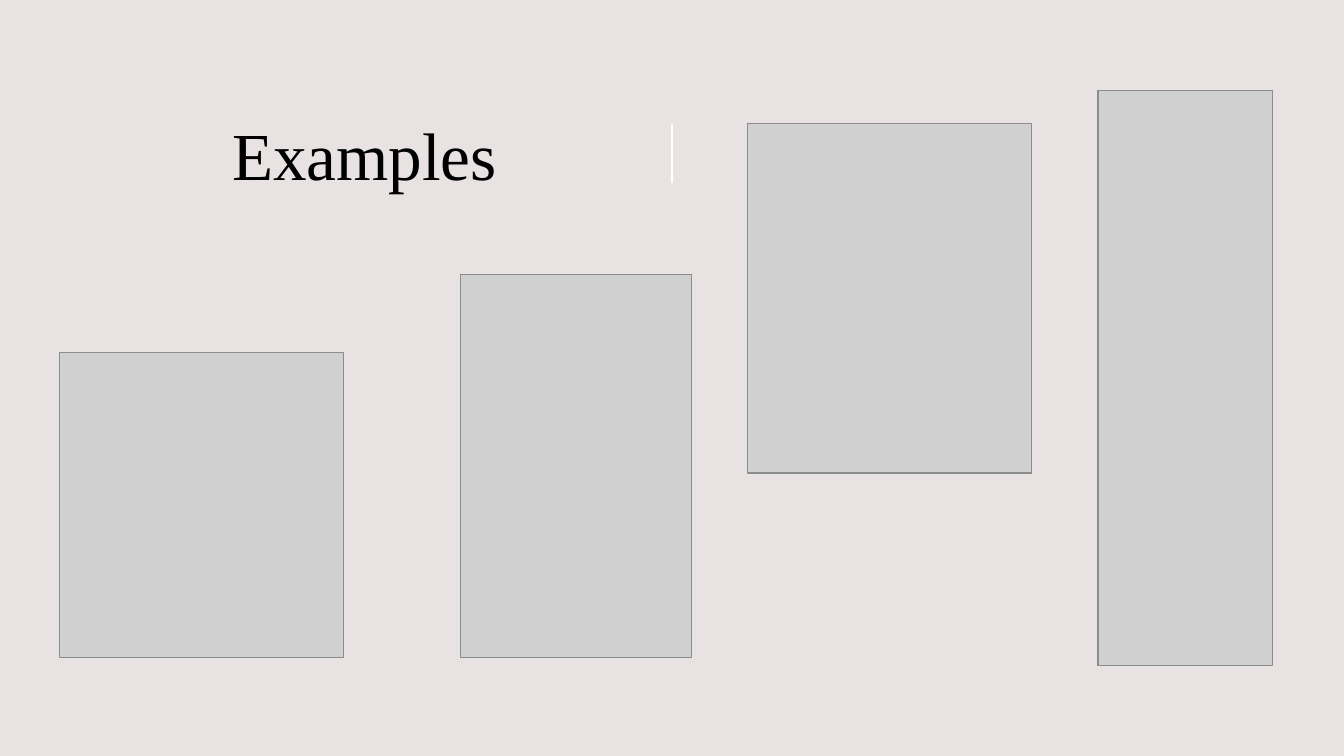
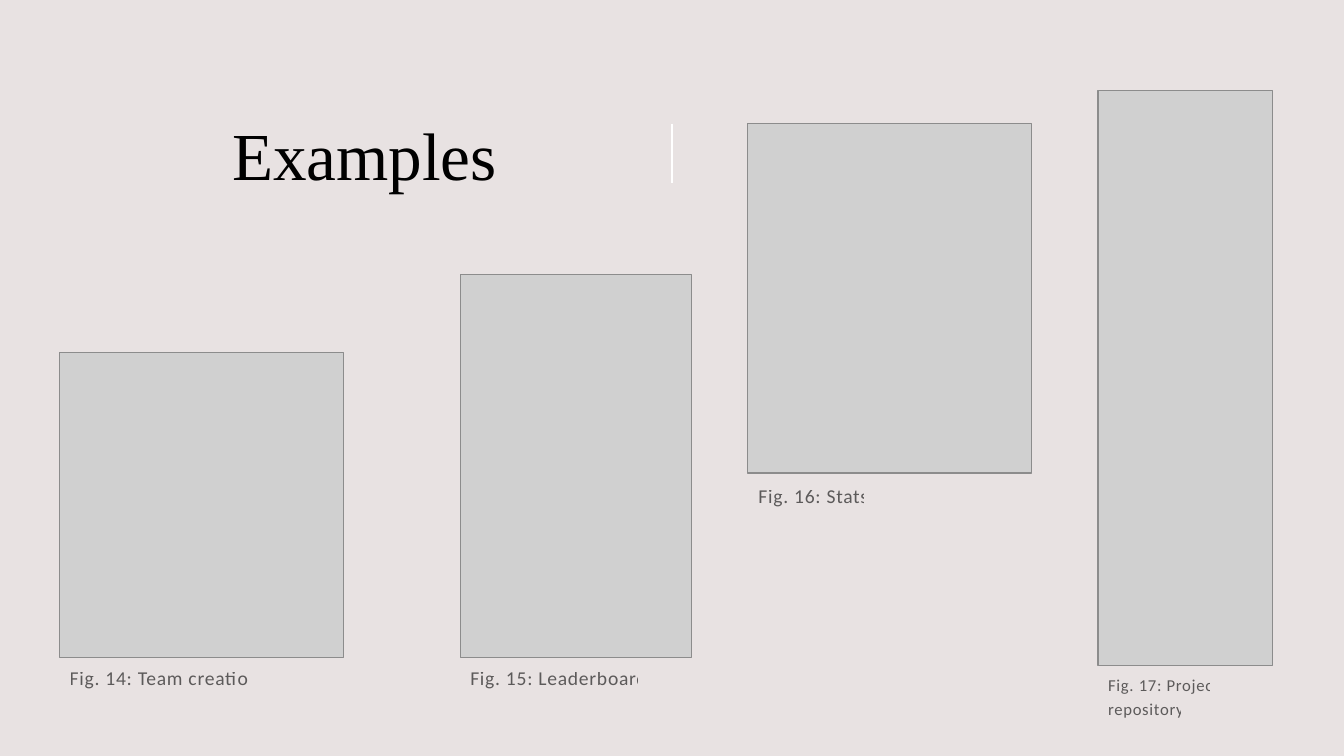
Before and after one commit to williamsantosa/cse185s-presentation, a slide deck: slide 18 of presentation.pptx. Drawn at 1344x756 pixels with LibreOffice and Linux fonts; fonts in the diff are those of the drawing; grey boxes stand for pictures. Boxes give left, top, right and bottom in pixels: in the first picture for what was removed or moved away, otherwise in the second. Text is boxed around its words. In the diff, an @@ line names an element or a change of style, - is before the commit and + after.

```diff
--- a/presentation.pptx
+++ b/presentation.pptx
@@ text added at box(758, 490, 874, 507), 14 pt, text #000000 at 60% opacity @@
+Fig. 16: Stats.
@@ text added at box(70, 672, 264, 689), 14 pt, text #000000 at 60% opacity @@
+Fig. 14: Team creation.
@@ text added at box(470, 672, 652, 689), 14 pt, text #000000 at 60% opacity @@
+Fig. 15: Leaderboard.
@@ text added at box(1108, 679, 1219, 718), 11.9 pt, text #000000 at 60% opacity @@
+Fig. 17: Project repository.
```
Also in this commit, not shown: 3 other slides changed, 1 other file.
